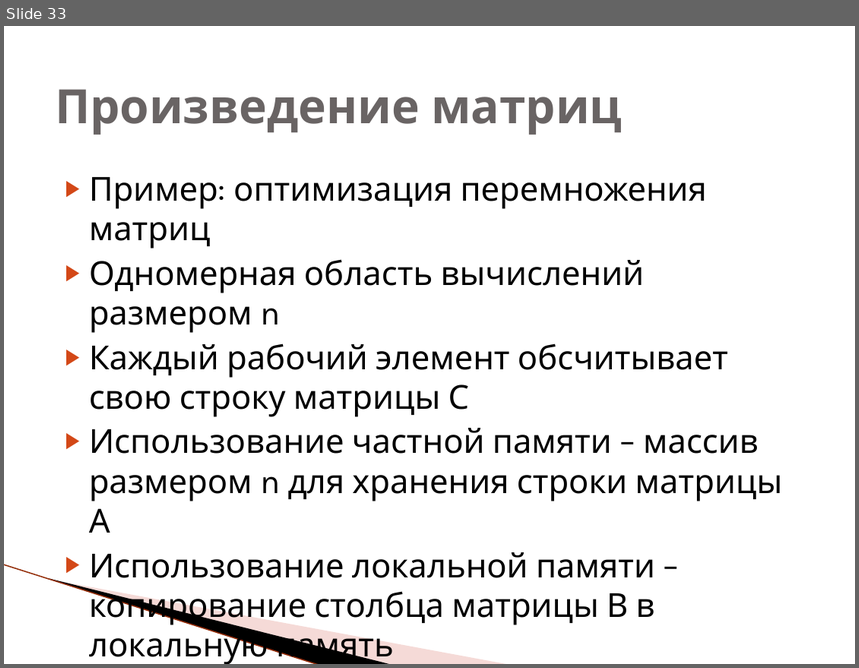
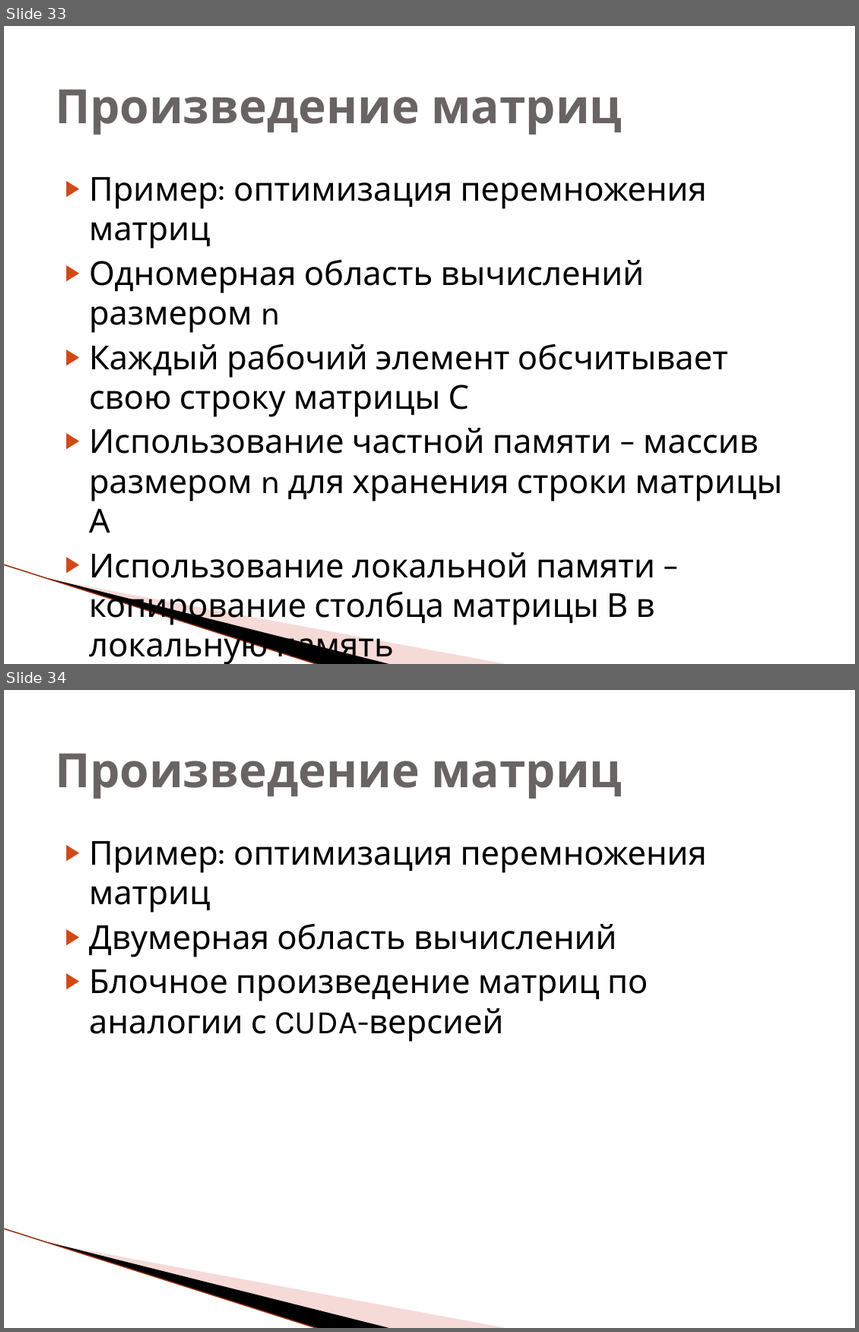
Before and after one commit to HPC-lab-ITIS/OpenCL, a slide deck: lec_1/lec_1.pptx. Shown one above the other, each under a label of ours: slide 33 before the commit, slides 33 and 34 after it. The pictures are 859x668 and 859x1332 pixels, drawn with LibreOffice and Linux fonts; fonts in the diff are those of the drawing; background and template pictures are left out. Boxes give left, top, right and bottom in pixels: in the first picture for what was removed or moved away, otherwise in the second. Text is boxed around its words. In the diff, an @@ line names an element or a change of style, - is before the commit and + after.

```diff
--- a/lec_1/lec_1.pptx
+++ b/lec_1/lec_1.pptx
@@ slide 34 added at [4,690,855,1328], background picture (left out); not listed: 3 template elements that a slide beside it also shows @@
@@ title added at [55,753,623,799], 40 pt, text #696464, bold @@
+Произведение матриц
@@ text added at [89,841,707,1042], 28 pt, text #000000 @@
+▶ Пример: оптимизация перемножения матриц
+▶ Двумерная область вычислений
+▶ Блочное произведение матриц по аналогии с CUDA-версией
```
Also in this commit, not shown: 1 slide changed, 1 other file.
